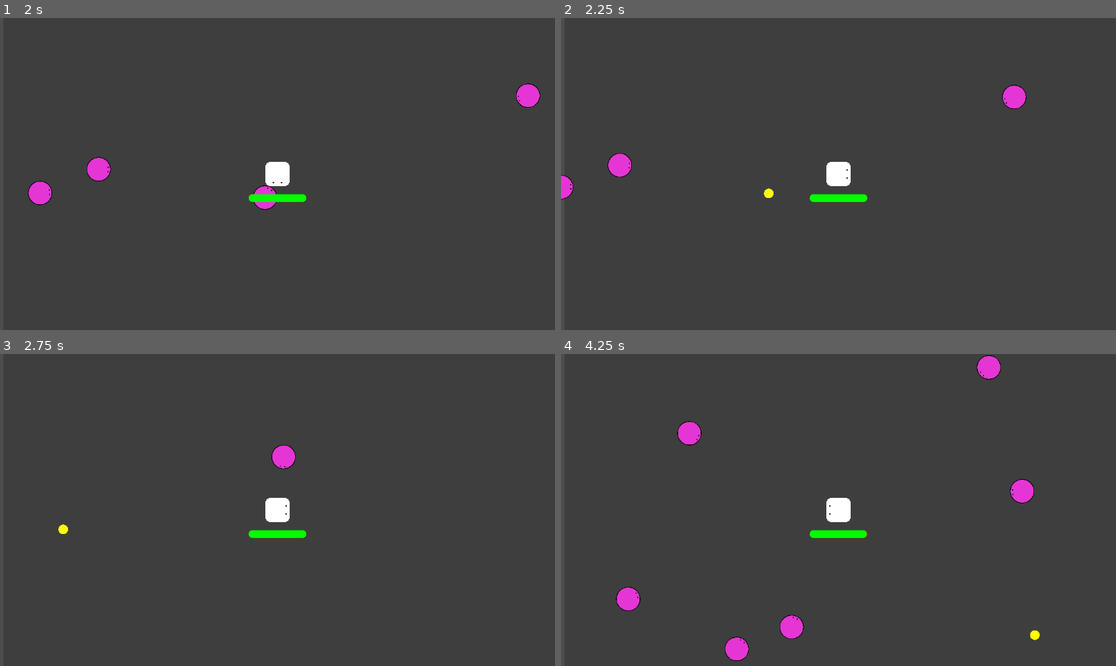
Above: before the commit, frames 1-4 (two rows, left to right).
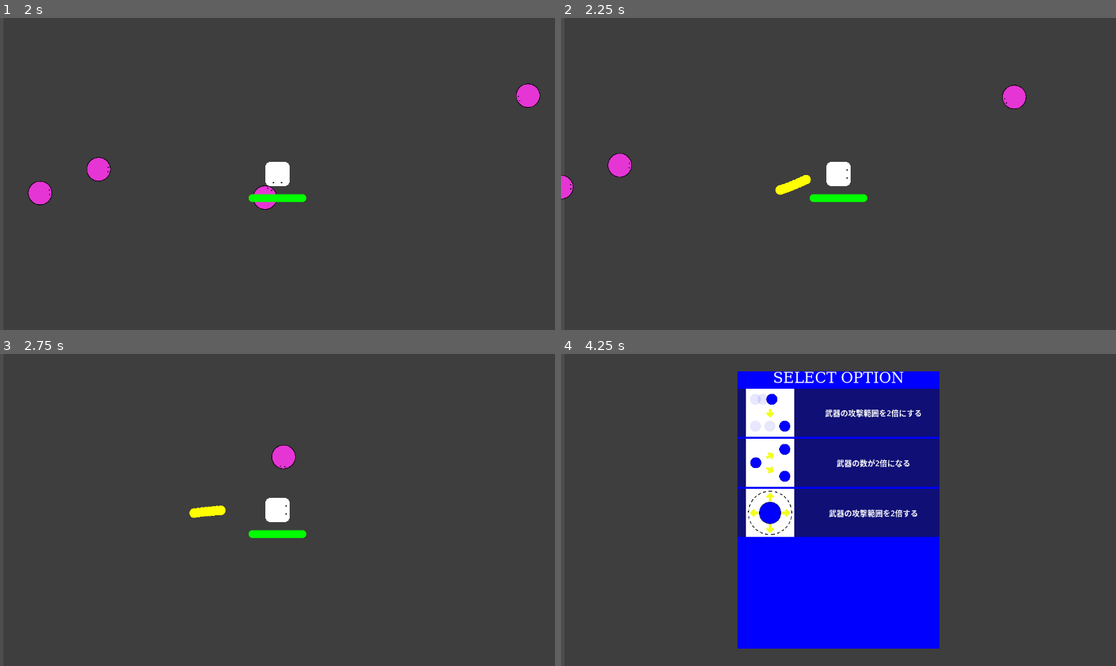
Above: after the commit, the same moments.

Repository: YamatoRyukyu/Unordered
Game: Godot game, scene res://Scenes/survive_game.tscn
Same seed, same stepped clock (60 frames per second), same inputs: the game is played once before the commit and once after it.
Inputs:
- Up to frame 1 (2 s): tap Enter at 0.5 s; hold Right (move_right) 0.53-1.28 s; hold Down (move_down) from 1.28 s (still down)
- Up to frame 2 (2.25 s): release Down (move_down) at 2.03 s; hold Right (move_right) from 2.03 s (still down)
- Up to frame 3 (2.75 s): keep holding Right (move_right)
- Up to frame 4 (4.25 s): release Right (move_right) at 2.78 s; hold Up (move_up) 2.78-3.53 s; hold Left (move_left) from 3.53 s (still down)

Frame 1 is identical in both runs. In frame 2, 0.2% of the frame differs, in the area x 36-46%, y 50-58%; in frame 3, 0.2%; in frame 4, 34%, in the area x 9-87%, y 0-99%.

Commit message:
[feature]Orb attracted

Diff:
--- a/Scenes/Player/Player.tscn
+++ b/Scenes/Player/Player.tscn
@@ -10,6 +10,9 @@
 
 [sub_resource type="RectangleShape2D" id="RectangleShape2D_ude3g"]
 size = Vector2(593, 594)
+
+[sub_resource type="CircleShape2D" id="CircleShape2D_ude3g"]
+radius = 2531.024
 
 [node name="Player" type="CharacterBody2D"]
 collision_layer = 2
@@ -43,4 +46,11 @@
 position = Vector2(0.5, 2)
 shape = SubResource("RectangleShape2D_ude3g")
 
+[node name="AttractOrbArea" type="Area2D" parent="."]
+collision_layer = 2
+collision_mask = 32
+
+[node name="CollisionShape2D" type="CollisionShape2D" parent="AttractOrbArea"]
+shape = SubResource("CircleShape2D_ude3g")
+
 [connection signal="timeout" from="ActionTimer" to="." method="_on_action_timer_timeout"]
--- a/Scenes/Player/player.gd
+++ b/Scenes/Player/player.gd
@@ -13,7 +13,7 @@
 var exp_to_next_level:int
 
 var buff_multiplier ={
-	"action_quantity":1.0
+	"orb_magnet":1.0
 }
 
 func _ready() -> void:
@@ -36,9 +36,7 @@
 		rotation = direction.angle()
 
 func call_action():
-	var num = buff_multiplier["action_quantity"]
-	for i in range(num):
-		$action_area.generate_action(action_resources[action_index])
+	$action_area.generate_action(action_resources[action_index])
 	action_index = (action_index +1)%action_len
 
 func _on_action_timer_timeout() -> void:
@@ -66,6 +64,8 @@
 func upgrade(upgrade_type: String, upgrade_value:float):
 	buff_multiplier[upgrade_type] *= upgrade_value
 
+	$AttractOrbArea/CollisionShape2D.scale *= buff_multiplier["orb_magnet"]
+
 func _on_level_upui_upgrade_chosen(upgrade_target:String,upgrade_type: String, upgrade_value: float) -> void:
 	match upgrade_target:
 		"action":
--- a/Scenes/experience_orb.tscn
+++ b/Scenes/experience_orb.tscn
@@ -20,4 +20,5 @@
 scale = Vector2(0.04, 0.04)
 texture = ExtResource("1_h6c7h")
 
+[connection signal="area_entered" from="." to="." method="_on_area_entered"]
 [connection signal="body_entered" from="." to="." method="_on_body_entered"]
--- a/Scripts/exp.gd
+++ b/Scripts/exp.gd
@@ -1,7 +1,18 @@
 extends Area2D
 
+var target:Node2D
+var move_speed = 500
 
+func _ready() -> void:
+	target = self
+
+func _physics_process(delta: float) -> void:
+	var direction = global_position.direction_to(target.global_position)
+	global_position += direction * move_speed * delta
 
 func _on_body_entered(body: Node2D) -> void:
 	body.get_exp()
 	queue_free()
+
+func _on_area_entered(area: Area2D) -> void:
+	target = area.get_parent()
--- a/project.godot
+++ b/project.godot
@@ -49,6 +49,7 @@
 2d_physics/layer_3="Enemy"
 2d_physics/layer_4="Player's Attack"
 2d_physics/layer_5="Enemy's Attack"
+2d_physics/layer_6="Orb"
 
 [rendering]
 
Not shown: 1 places in Scenes/Player/Player.tscn that only renumber resources
